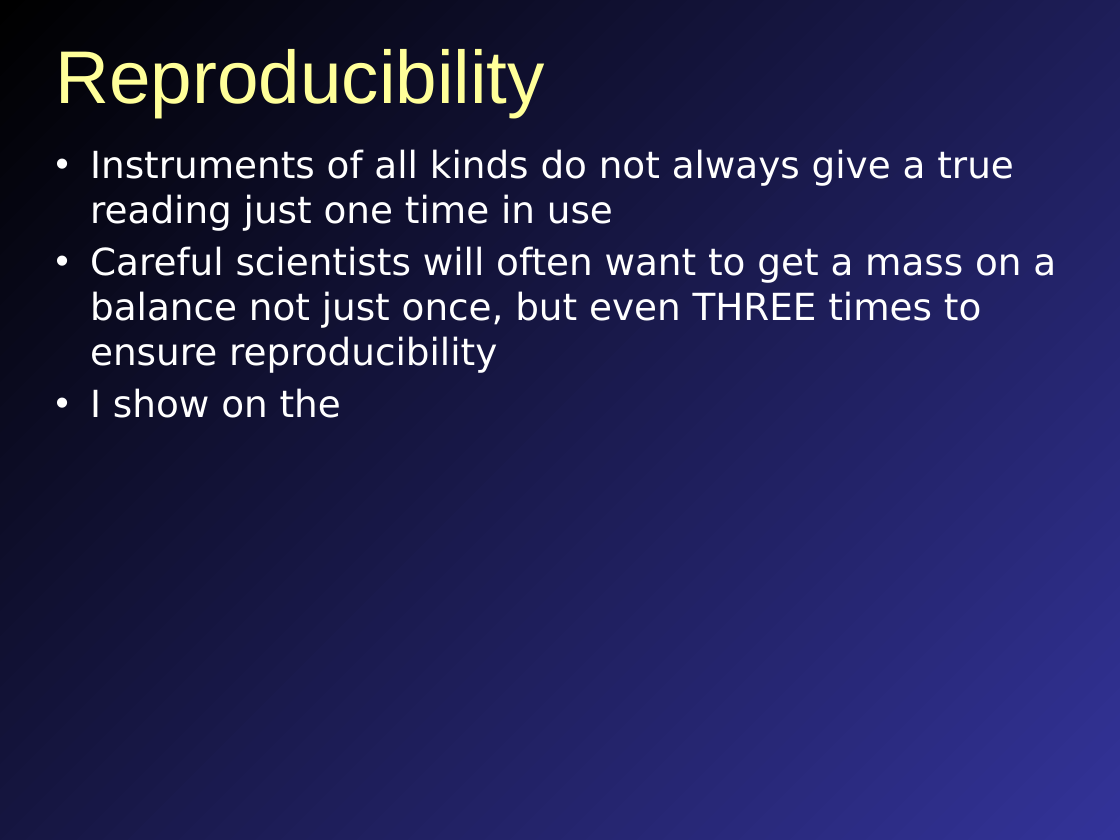
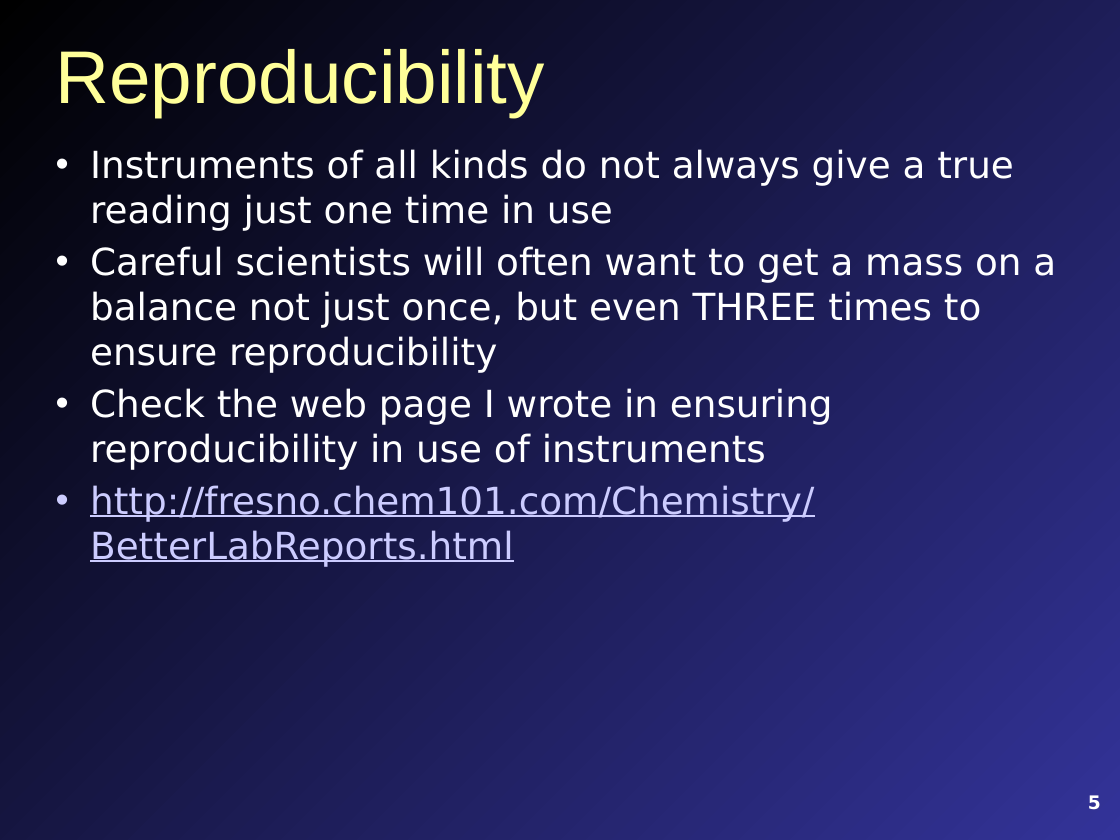
Before and after one commit to mavigozler/mavigozler.github.io, a slide deck: slide 5 of Teaching/Chemistry/Labs/FCC Chem 3A Expt 11a Synthesis of Alum.pptx. Drawn at 1120x840 pixels with LibreOffice and Linux fonts; fonts in the diff are those of the drawing. Boxes give left, top, right and bottom in pixels: in the first picture for what was removed or moved away, otherwise in the second. Text is boxed around its words. In the diff, an @@ line names an element or a change of style, - is before the commit and + after.

```diff
--- a/Teaching/Chemistry/Labs/FCC Chem 3A Expt 11a Synthesis of Alum.pptx
+++ b/Teaching/Chemistry/Labs/FCC Chem 3A Expt 11a Synthesis of Alum.pptx
@@ text at [90,388,833,567]: text changed @@
-• I show on the
+• Check the web page I wrote in ensuring reproducibility in use of instruments
+• http://fresno.chem101.com/Chemistry/BetterLabReports.html
@@ page number added at [1088,795,1101,810], 12 pt, text #FFFFFF, bold @@
+5
```
Also in this commit, not shown: 13 other slides changed, 2 slides added, 1 slide removed, 26 other files.
